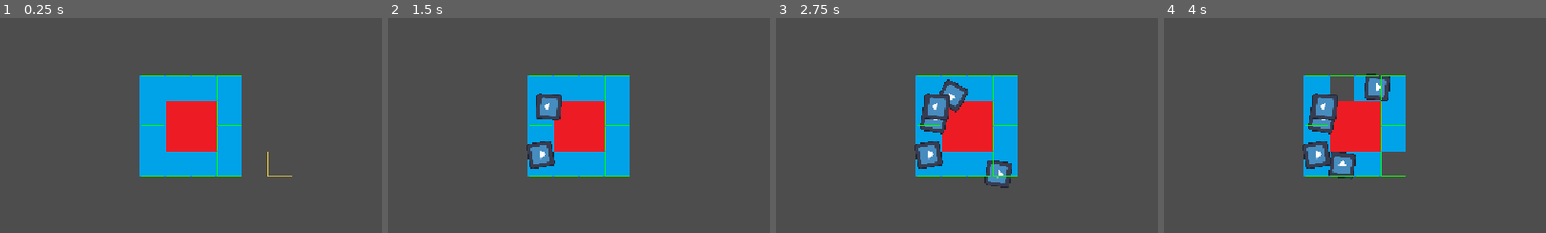
Above: before the commit, frames 1-4 (left to right).
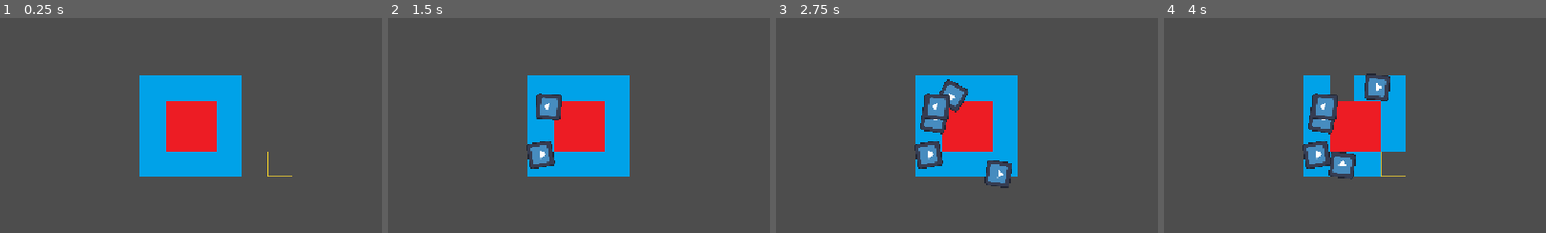
Above: after the commit, the same moments.

Repository: LeoTengAMao/GameJam2026
Game: Godot game, scene res://Tscn/MapManager.tscn
The game is run twice, just before and just after one commit, with the same random seed, the same clock (stepped at 60 frames per second) and the same inputs. The engine's default icon, where the game draws it, is replaced by a stand-in: a white triangle on a blue panel in a dark square.
Inputs (mouse positions are % of the whole screen's width and height, from its top left):
- Up to frame 1 (0.25 s): no input
- Up to frame 2 (1.5 s): click "upgrade" at 0.5 s; click "upgrade" at 1.25 s
- Up to frame 3 (2.75 s): click "upgrade" at 2 s
- Up to frame 4 (4 s): move the mouse to (36, 34) at 2.77 s; click (36, 34) at 2.92 s; tap Enter at 3.5 s; move the mouse to (42, 52) at 3.52 s; click (42, 52) at 3.67 s
The pictures show only the part of the screen within x 13-63%, y 16-66%; the shares and areas given below are measured in that part.

The runs differ from the first frame. In frame 1, 0.4% of the frame differs, in the area x 37-64%, y 26-74%; in frame 2, 0.4%; in frame 3, 0.4%; in frame 4, 0.4%.

Commit message:
顯示綠框關閉

Diff:
--- a/Script/GenerateRock/GenerateArea.gd
+++ b/Script/GenerateRock/GenerateArea.gd
@@ -31,10 +31,11 @@
 	return Vector2(random_x, random_y)
 
 # 讓編輯器視覺化：畫出生成的矩形範圍（綠色框線）
-func _draw() -> void:
-	if Engine.is_editor_hint() or OS.is_debug_build():
-		var rect = Rect2(Vector2(-width / 2.0, -height / 2.0), Vector2(width, height))
-		draw_rect(rect, Color.GREEN, false, 2.0)
+
+#func _draw() -> void:
+	#if Engine.is_editor_hint() or OS.is_debug_build():
+		#var rect = Rect2(Vector2(-width / 2.0, -height / 2.0), Vector2(width, height))
+		#draw_rect(rect, Color.GREEN, false, 2.0)
 
 func initialize(spawn_position: Vector2) -> void:
 	global_position = spawn_position
--- a/Tscn/generate_area.tscn
+++ b/Tscn/generate_area.tscn
@@ -3,7 +3,6 @@
 [ext_resource type="Script" uid="uid://crbu2knia2ar0" path="res://Script/GenerateRock/GenerateArea.gd" id="1_rhn4k"]
 
 [node name="GenerateArea" type="Node2D" unique_id=892054703]
-visible = false
 script = ExtResource("1_rhn4k")
 width = 120.0
 height = 120.0
